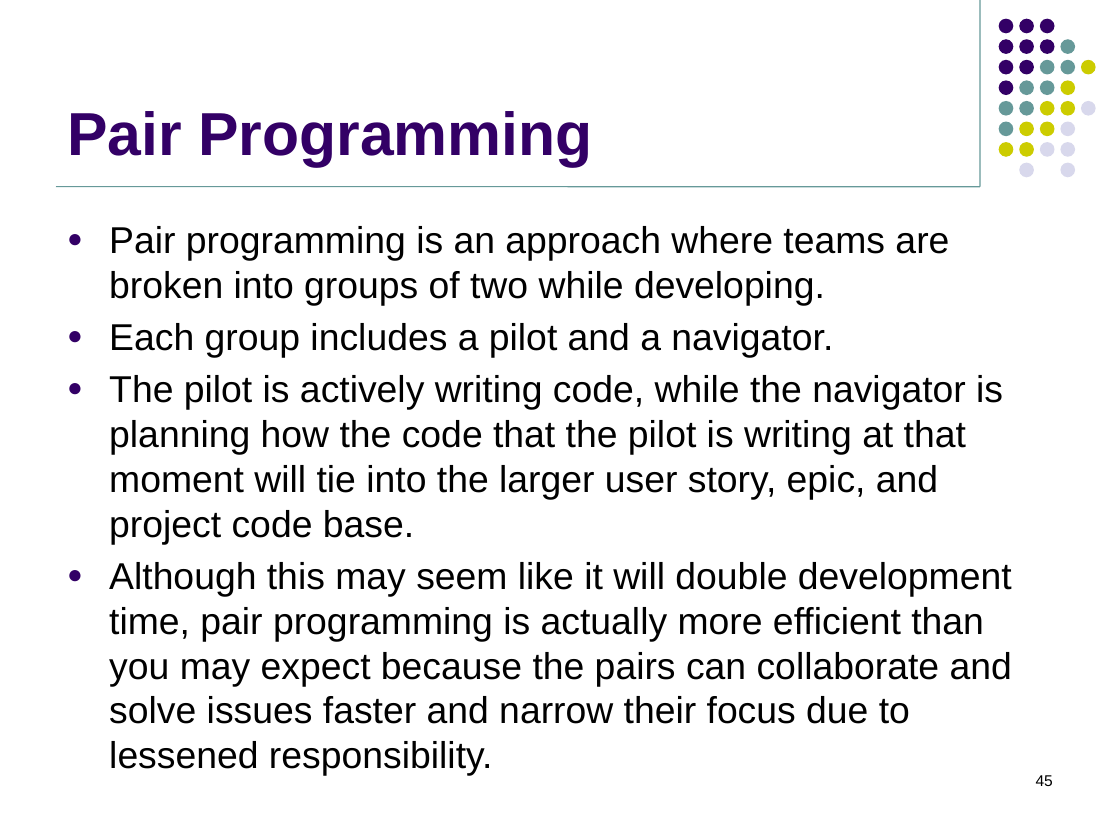
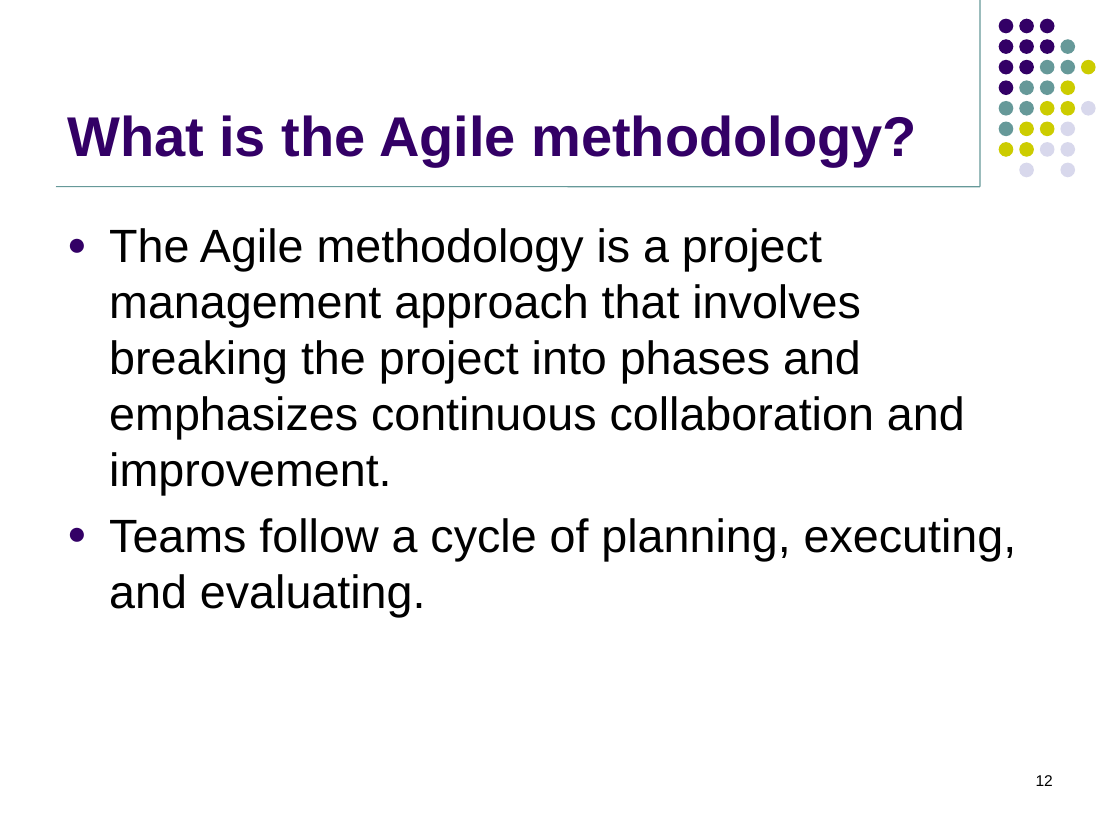
Before and after one commit to jasdhiratrevature/TrainingSlides, a slide deck: slide 12 of SLDC/SDLC.pptx (slide 45 before the commit). Drawn at 1120x840 pixels with LibreOffice and Linux fonts; fonts in the diff are those of the drawing; background and template pictures are left out. Boxes give left, top, right and bottom in pixels: in the first picture for what was removed or moved away, otherwise in the second. Text is boxed around its words. In the diff, an @@ line names an element or a change of style, - is before the commit and + after.

```diff
--- a/SLDC/SDLC.pptx
+++ b/SLDC/SDLC.pptx
@@ title at bbox=[67, 115, 916, 166]: text changed; size 39 to 36 pt @@
-Pair Programming
+What is the Agile methodology?
@@ text at bbox=[109, 228, 1017, 617]: text changed; size 24 to 30 pt @@
-● Pair programming is an approach where teams are broken into groups of two while developing.
-● Each group includes a pilot and a navigator.
-● The pilot is actively writing code, while the navigator is planning how the code that the pilot is writing at that moment will tie into the larger user story, epic, and project code base.
-● Although this may seem like it will double development time, pair programming is actually more efficient than you may expect because the pairs can collaborate and solve issues faster and narrow their focus due to lessened responsibility.
+● The Agile methodology is a project management approach that involves breaking the project into phases and emphasizes continuous collaboration and improvement.
+● Teams follow a cycle of planning, executing, and evaluating.
@@ page number at bbox=[1036, 775, 1053, 786]: text changed @@
-45
+12
```
Also in this commit, not shown: 10 other slides changed, 25 slides added.
